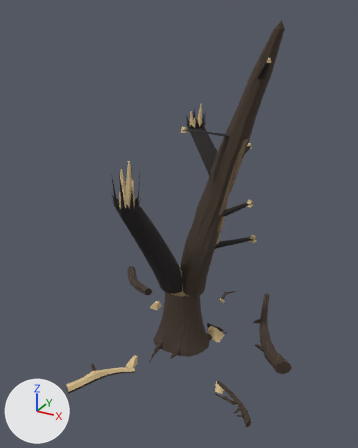
The Blender file source_assets/blender/environment/SM_ThunderstruckTree.blend, before and after one commit.
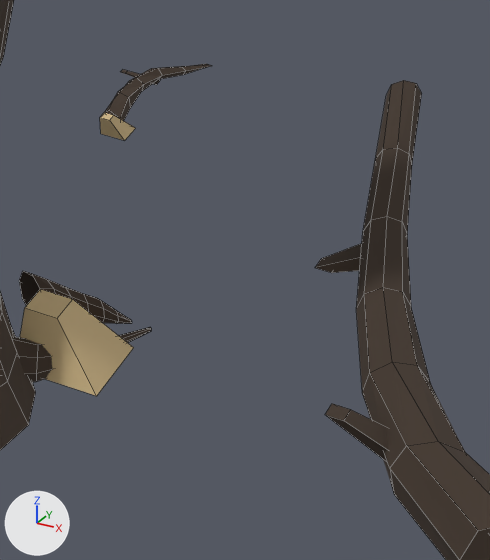
The first picture shows the older version from a 50 mm lens placed at (7.27, -13.47, 11.37), pointed at (0.05, -0.36, 4.81). The close-ups show the older and then the newer version on the part from 57% to 78% of the width and 63% to 82% of the height of that picture. Only the edits that show in the close-ups are written down. Lighting does not change. The marker at lower left points along +X, +Y and +Z. The close-ups show mesh edges as thin lines.

The first close-up shows 'SM_ThunderstruckTree_Bark', 'SM_ThunderstruckTree_BranchA', 'SM_ThunderstruckTree_BranchE', 'SM_ThunderstruckTree_Heart', 'SM_ThunderstruckTree_Roots'.
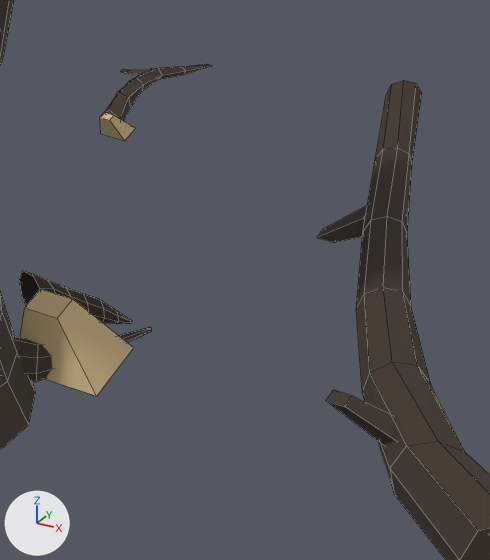
Diff of the bpy script that builds the scene:
```diff
--- a/source_assets/blender/environment/SM_ThunderstruckTree.blend.py
+++ b/source_assets/blender/environment/SM_ThunderstruckTree.blend.py
@@ me_sm_thunderstrucktree_brancha @@
 me_sm_thunderstrucktree_brancha.from_pydata(...)  # 72 vertices, 62 faces; spans x 1.88..4.17, y -0.24..3.67, z 0.0..0.58
 # used by ob_sm_thunderstrucktree_brancha; location = (0.0, 0.0, 0.0)
+# me_sm_thunderstrucktree_brancha part 1: the loose piece of 8 vertices spanning x 2.72..3.28, y 0.28..0.65, z 0.18..0.49 is moved by (0.0, 0.0, 0.09)
+# me_sm_thunderstrucktree_brancha part 2: the loose piece of 8 vertices spanning x 1.95..2.42, y 2.2..2.52, z 0.01..0.1 is scaled about its middle by (1, 1, 1.66), then moved by (0.0, 0.0, 0.25)
 me_sm_thunderstrucktree_brancha.materials.append(mat_mat_tree_charredbark)
```

Location of each change, [x1, y1, x2, y2] in pixels of the close-ups (490 x 560 px; the box of a moved part takes in the faces that stretch with it):
'SM_ThunderstruckTree_BranchA', reshaped: before [315, 80, 490, 560]; after [317, 80, 490, 560]
part 1 of me_sm_thunderstrucktree_brancha, moved or reshaped: before [325, 404, 388, 460]; after [326, 390, 396, 445]
part 2 of me_sm_thunderstrucktree_brancha, moved or reshaped: before [315, 244, 362, 273]; after [317, 206, 409, 243]
